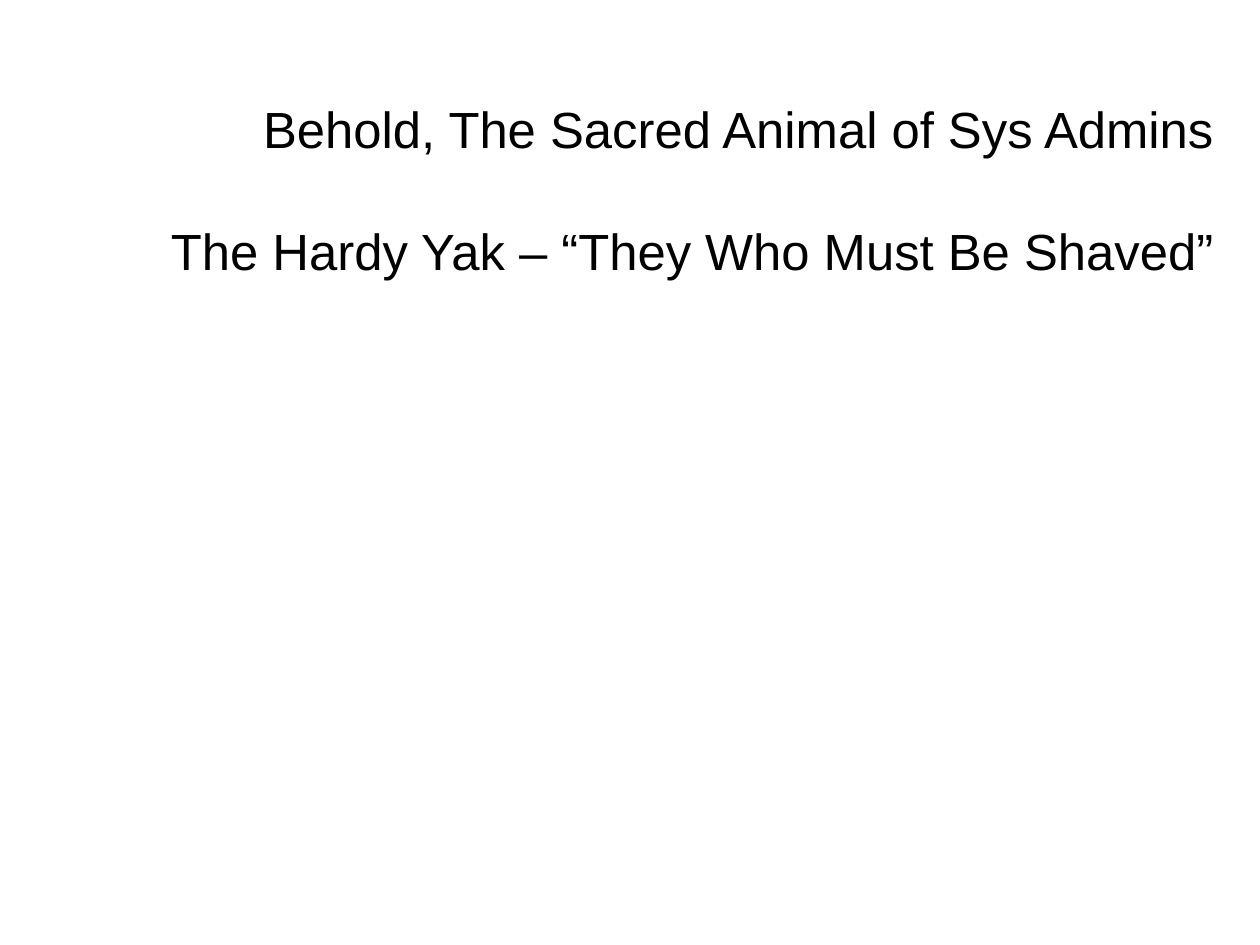
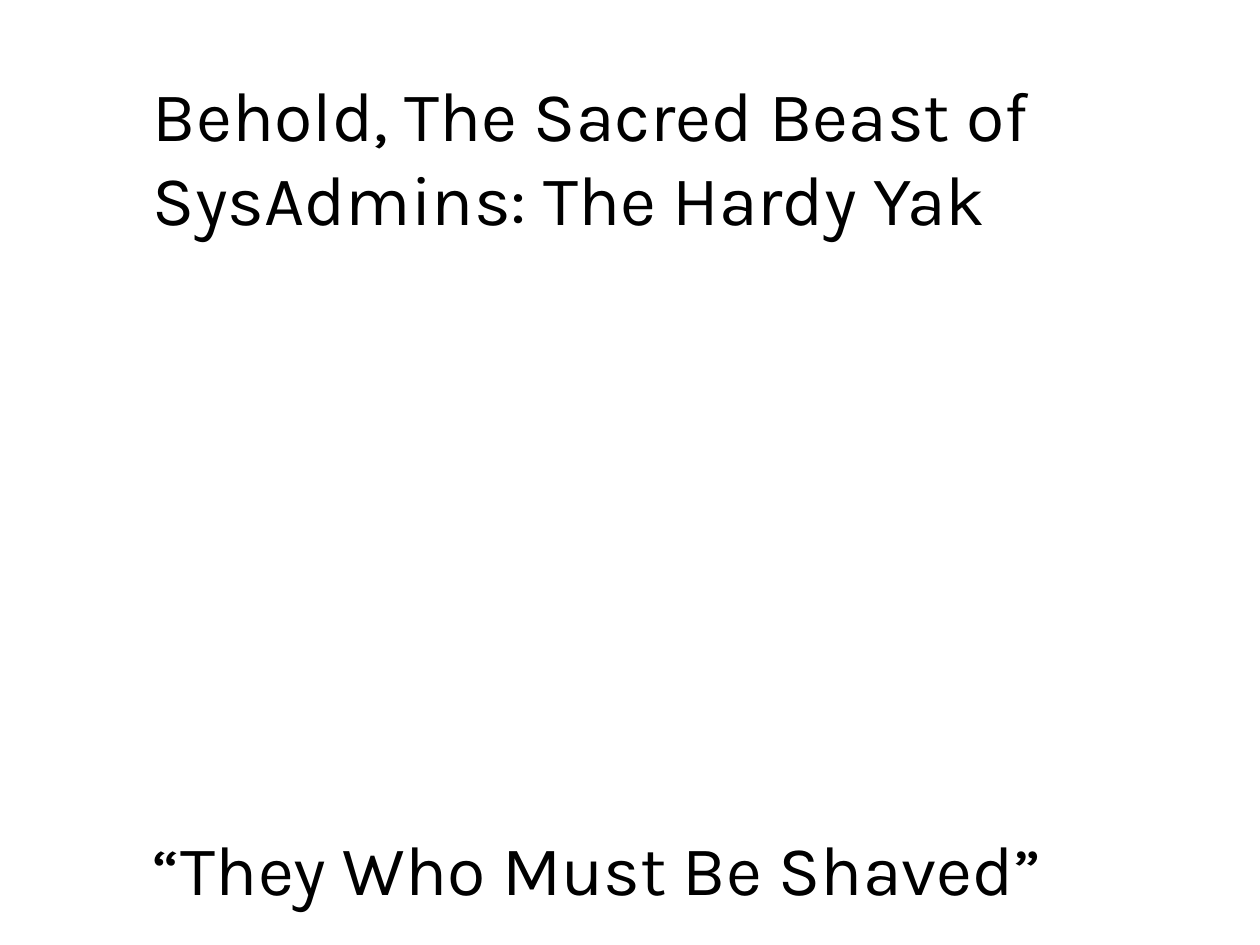
Before and after one commit to dch/bsdcan2017, a slide deck: slide 7 of fm2m.odp (slide 2 before the commit). Drawn at 1260x945 pixels with LibreOffice and Linux fonts; fonts in the diff are those of the drawing; background and template pictures are left out. Boxes give left, top, right and bottom in pixels: in the first picture for what was removed or moved away, otherwise in the second. Text is boxed around its words. In the diff, an @@ line names an element or a change of style, - is before the commit and + after.

```diff
--- a/fm2m.odp
+++ b/fm2m.odp
@@ title at box(153, 93, 1042, 911): text changed; size 32 to 44 pt; font Arial to Karla @@
-Behold, The Sacred Animal of Sys Admins
-The Hardy Yak – “They Who Must Be Shaved”
+Behold, The Sacred Beast of
+SysAdmins: The Hardy Yak
+“They Who Must Be Shaved”
```
Also in this commit, not shown: 4 other slides changed, 4 slides added, 17 other files.
